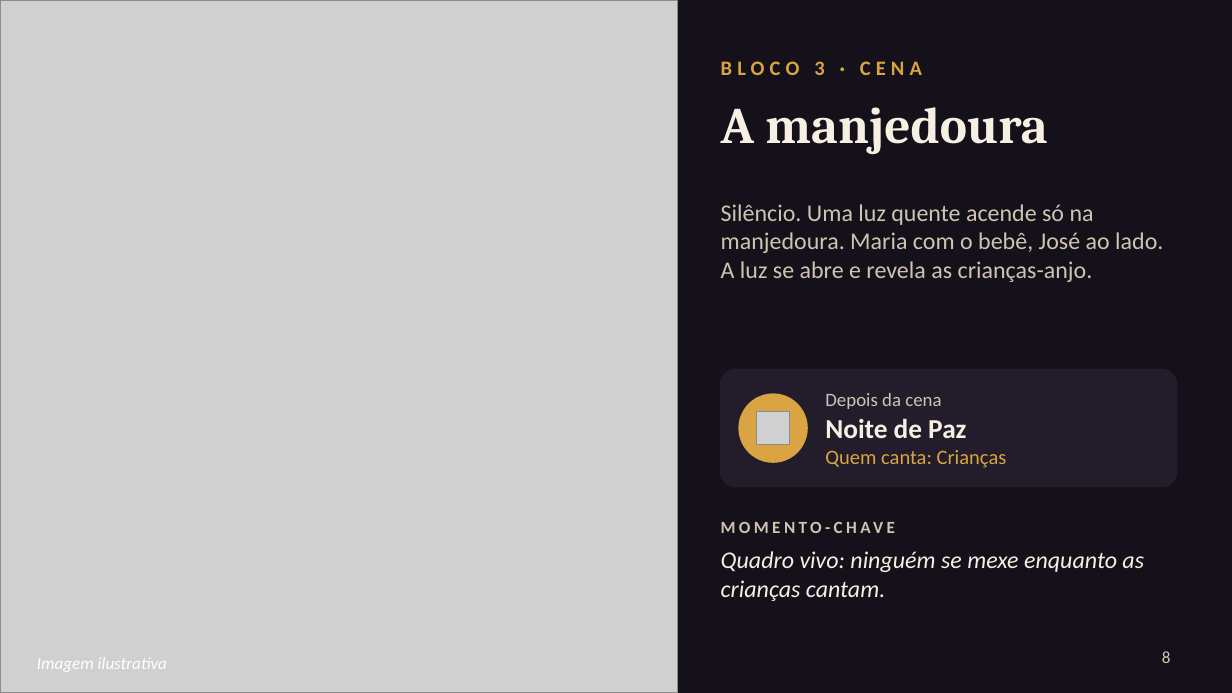
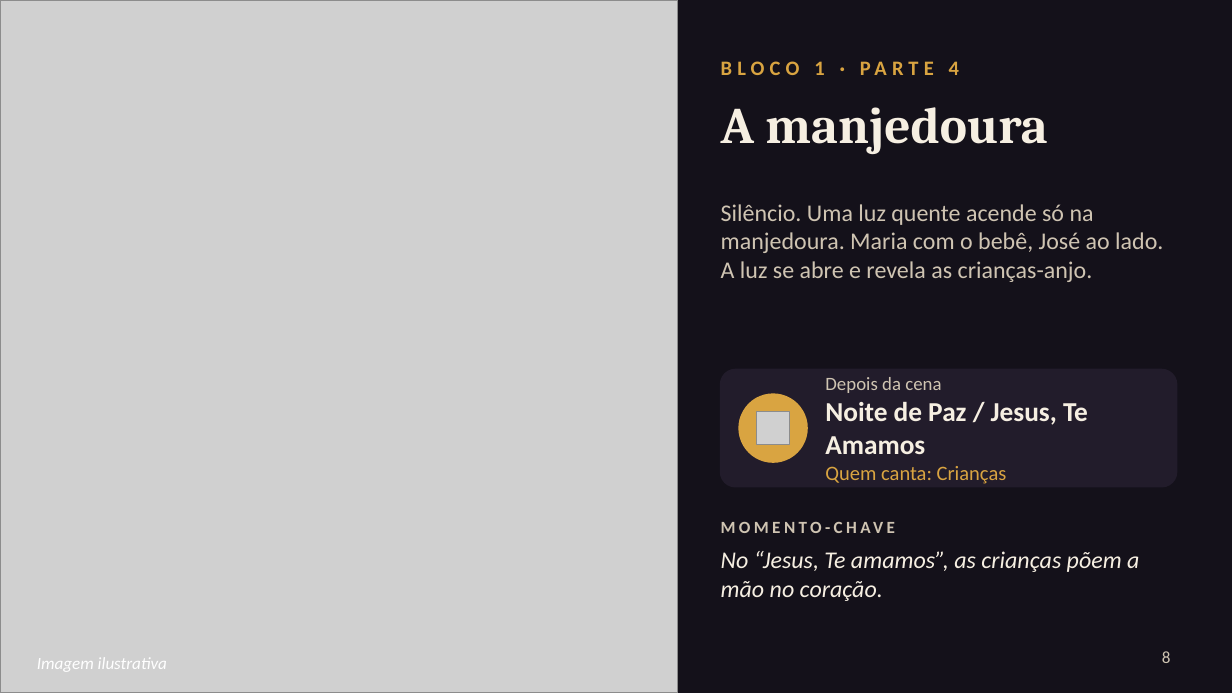
Before and after one commit to MatheusXd1227/Rob-IA-BTG, a slide deck: slide 8 of teatro/apresentacao-peca-natal.pptx. Drawn at 1232x693 pixels with LibreOffice and Linux fonts; fonts in the diff are those of the drawing; grey boxes stand for pictures. Boxes give left, top, right and bottom in pixels: in the first picture for what was removed or moved away, otherwise in the second. Text is boxed around its words. In the diff, an @@ line names an element or a change of style, - is before the commit and + after.

```diff
--- a/teatro/apresentacao-peca-natal.pptx
+++ b/teatro/apresentacao-peca-natal.pptx
@@ text at box(814, 61, 959, 75): text changed @@
-BLOCO 3 · CENA
+BLOCO 1 · PARTE 4
@@ text at box(825, 402, 1088, 454): text changed @@
-Noite de Paz
+Noite de Paz / Jesus, Te Amamos
@@ text at box(721, 551, 1139, 601): text changed @@
-Quadro vivo: ninguém se mexe enquanto as crianças cantam.
+No “Jesus, Te amamos”, as crianças põem a mão no coração.
```
Also in this commit, not shown: 9 other slides changed, 1 slide added, 2 other files.
